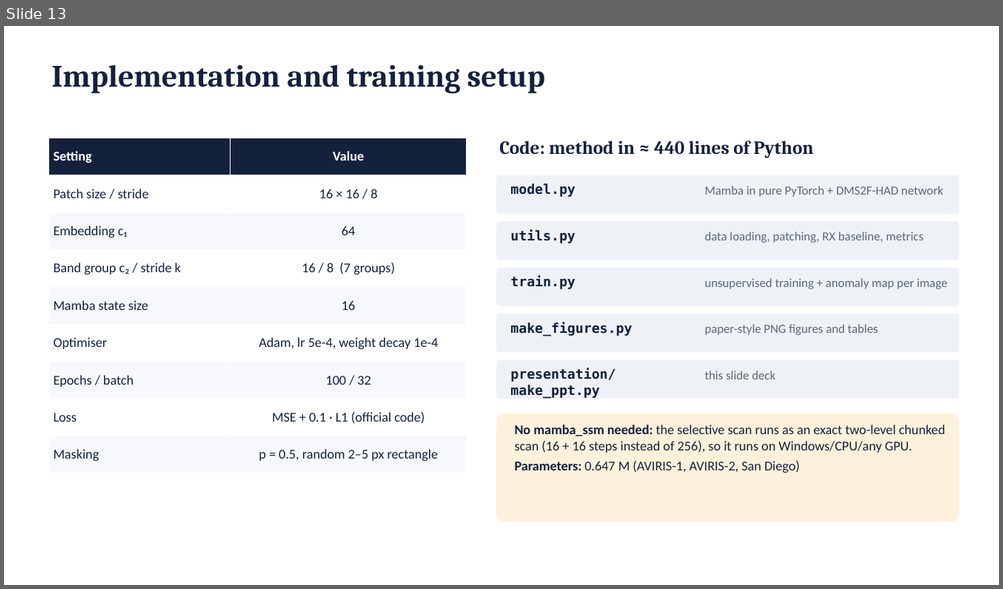
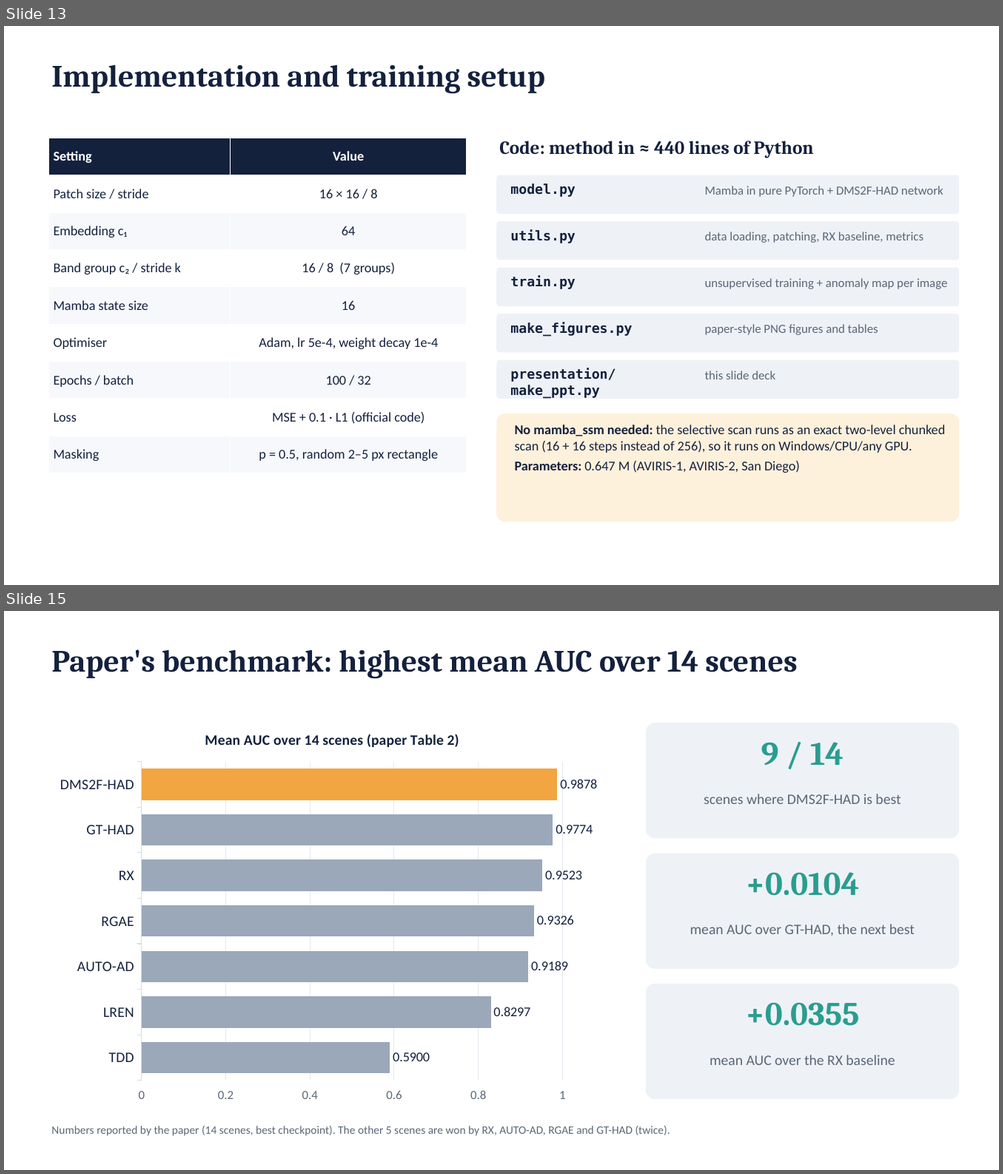
Before and after one commit to SaarthakG-Dtu/Hyperspectral_Anomaly_Detection, a slide deck: presentation/DMS2F-HAD_presentation.pptx. Shown one above the other, each under a label of ours: slide 13 before the commit, slides 13 and 15 after it; the slides between them are not shown. The pictures are 1003x589 and 1003x1174 pixels, drawn with LibreOffice and Linux fonts; fonts in the diff are those of the drawing. Boxes give left, top, right and bottom in pixels: in the first picture for what was removed or moved away, otherwise in the second. Text is boxed around its words. In the diff, an @@ line names an element or a change of style, - is before the commit and + after.

```diff
--- a/presentation/DMS2F-HAD_presentation.pptx
+++ b/presentation/DMS2F-HAD_presentation.pptx
@@ slide 15 added at [4,611,999,1170], background #FFFFFF @@
@@ text added at [51,649,797,679], 30 pt, text #14213D, bold @@
+Paper's benchmark: highest mean AUC over 14 scenes
@@ bar chart added at [48,715,616,1111] @@
+title "Mean AUC over 14 scenes (paper Table 2)"
+categories: TDD, LREN, AUTO-AD, RGAE, RX, GT-HAD, DMS2F-HAD
+Series 1: 0.59, 0.8297, 0.9189, 0.9326, 0.9523, 0.9774, 0.9878
@@ rounded rectangle added at [646,723,959,839], fill #EEF2F7 @@
@@ text added at [761,742,843,766], 32 pt, text #2A9D8F, bold @@
+9 / 14
@@ text added at [703,794,900,804], 14 pt, text #5B6675 @@
+scenes where DMS2F-HAD is best
@@ rounded rectangle added at [646,854,959,969], fill #EEF2F7 @@
@@ text added at [745,872,859,896], 32 pt, text #2A9D8F, bold @@
++0.0104
@@ text added at [690,924,914,936], 14 pt, text #5B6675 @@
+mean AUC over GT-HAD, the next best
@@ rounded rectangle added at [646,984,959,1099], fill #EEF2F7 @@
@@ text added at [745,1002,859,1026], 32 pt, text #2A9D8F, bold @@
++0.0355
@@ text added at [709,1055,894,1065], 14 pt, text #5B6675 @@
+mean AUC over the RX baseline
@@ text added at [51,1126,670,1136], 11 pt, text #5B6675 @@
+Numbers reported by the paper (14 scenes, best checkpoint). The other 5 scenes are won by RX, AUTO-AD, RGAE and GT-HAD (twice).
```
Also in this commit, not shown: 7 slides changed, 5 other slides added, 2 slides removed, 7 other files.
